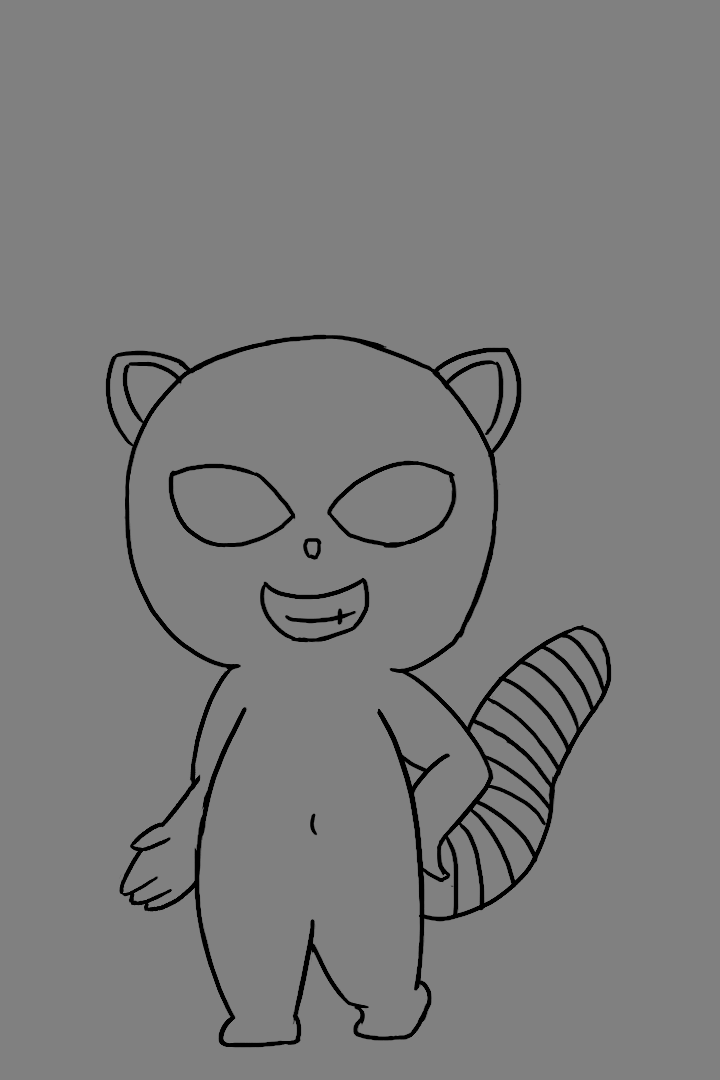
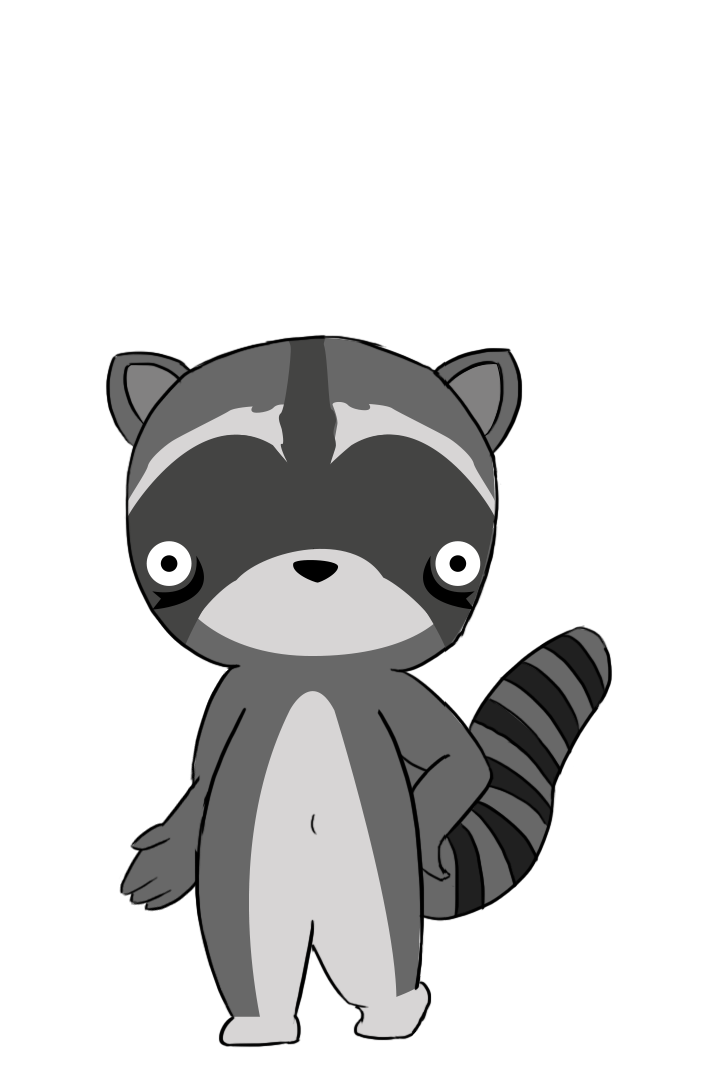
Comparing the layer stacks of the two w=720, h=1080 images. Changes:
added layer "raccoonBase" above "Black & White 1" over [105, 334, 613, 1048]
moved "Layer 14" into group "Group 1" over [105, 347, 612, 922]
moved "Layer 15" into group "Group 1" over [119, 664, 238, 912]
moved "Layer 13" into group "Group 1" over [118, 334, 606, 1048]
hid "Background" over [0, 0, 720, 1080]
